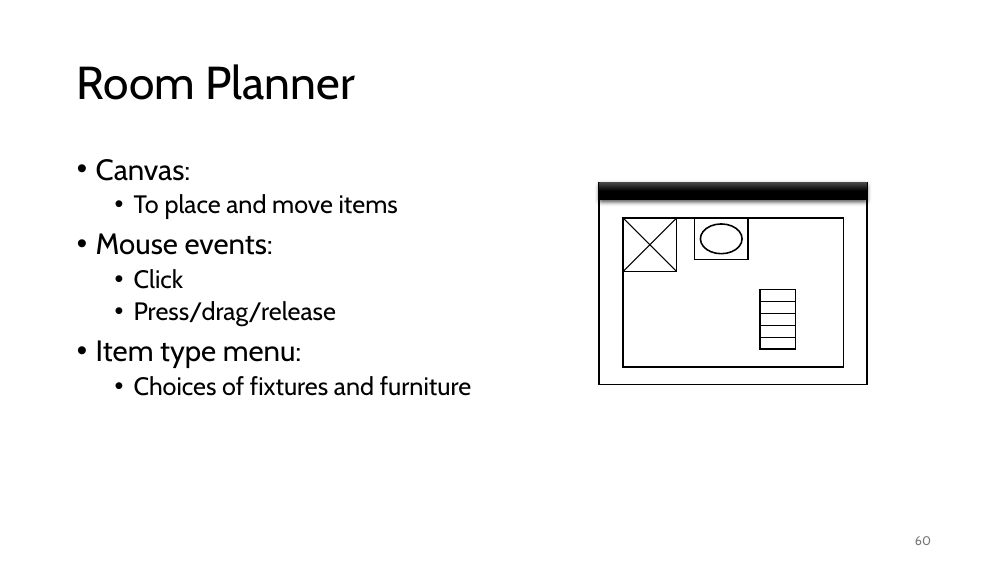
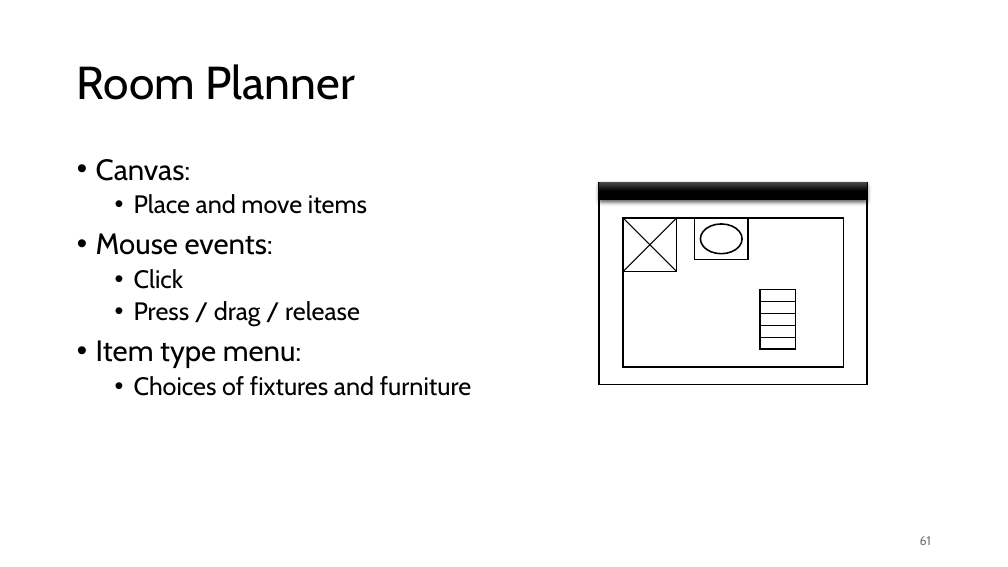
Before and after one commit to ualberta-cmput301/ualberta-cmput301.github.io, a slide deck: slide 61 of content/general/slides/2026 Revisions/03 Requirements.pptx (slide 60 before the commit). Drawn at 1008x567 pixels with LibreOffice and Linux fonts; fonts in the diff are those of the drawing. Boxes give left, top, right and bottom in pixels: in the first picture for what was removed or moved away, otherwise in the second. Text is boxed around its words. In the diff, an @@ line names an element or a change of style, - is before the commit and + after.

```diff
--- a/content/general/slides/2026 Revisions/03 Requirements.pptx
+++ b/content/general/slides/2026 Revisions/03 Requirements.pptx
@@ text at bbox=[134, 194, 367, 214]: text changed @@
-  • To place and move items
+  • Place and move items
@@ text at bbox=[134, 301, 360, 326]: spaces changed @@
-  • Press/drag/release
+  • Press / drag / release
@@ page number at bbox=[920, 536, 932, 545]: text changed @@
-60
+61
```
Also in this commit, not shown: 10 other slides changed, 1 slide added, 1 other file.
